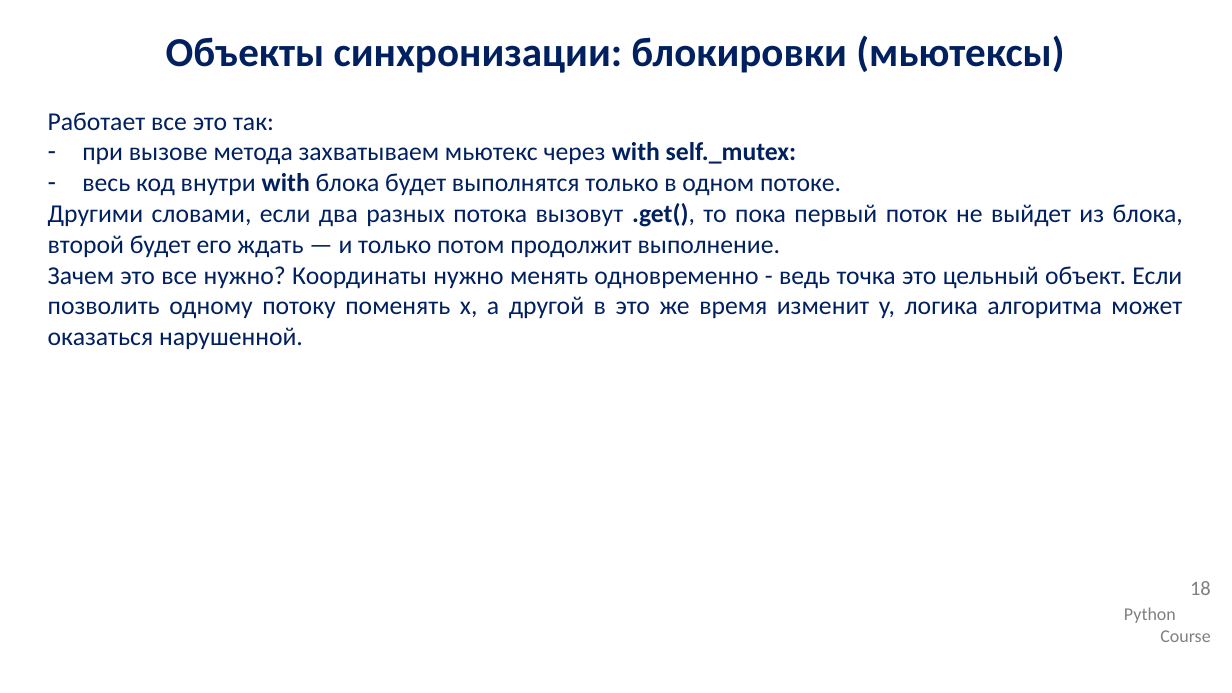
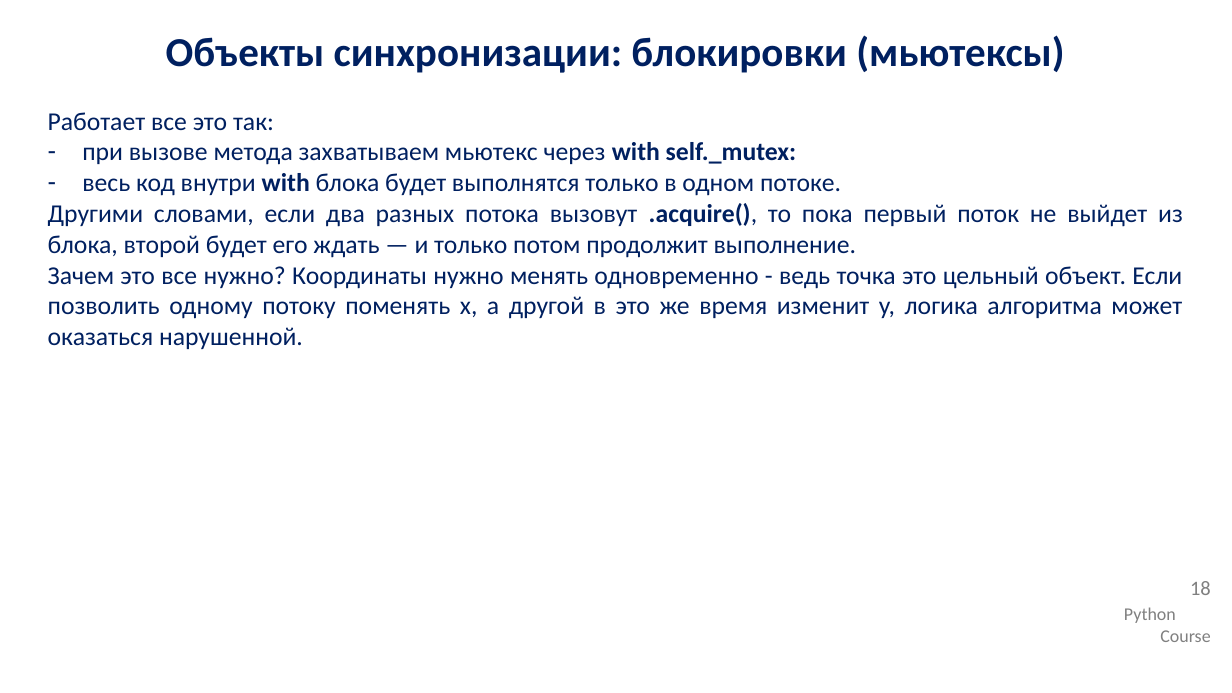
Before and after one commit to IlyaOrlov/PythonCourse2.0_September23, a slide deck: slide 18 of Lectures/py_lec_10.pptx. Drawn at 1232x693 pixels with LibreOffice and Linux fonts; fonts in the diff are those of the drawing; background and template pictures are left out. Boxes give left, top, right and bottom in pixels: in the first picture for what was removed or moved away, otherwise in the second. Text is boxed around its words. In the diff, an @@ line names an element or a change of style, - is before the commit and + after.

```diff
--- a/Lectures/py_lec_10.pptx
+++ b/Lectures/py_lec_10.pptx
@@ text at [48, 203, 1183, 258]: text changed @@
-Другими словами, если два разных потока вызовут .get(), то пока первый поток не выйдет из блока, второй будет его ждать — и только потом продолжит выполнение.
+Другими словами, если два разных потока вызовут .acquire(), то пока первый поток не выйдет из блока, второй будет его ждать — и только потом продолжит выполнение.
```
Also in this commit, not shown: 1 other slide changed, 10 other files.
